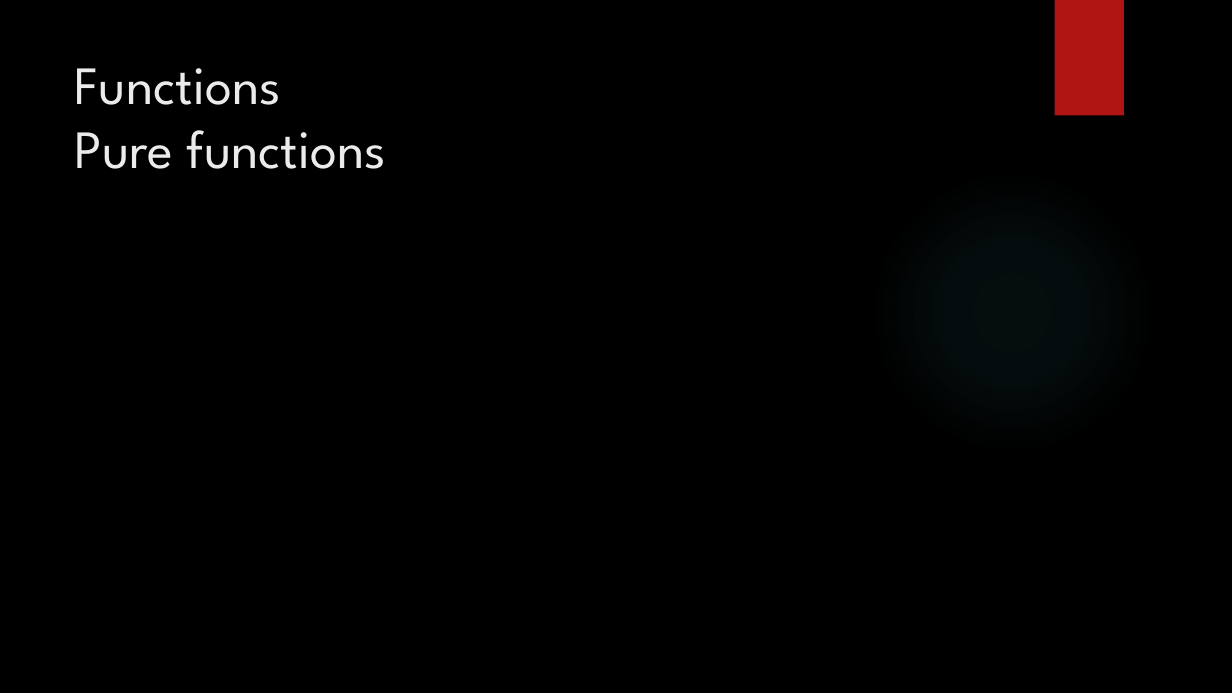
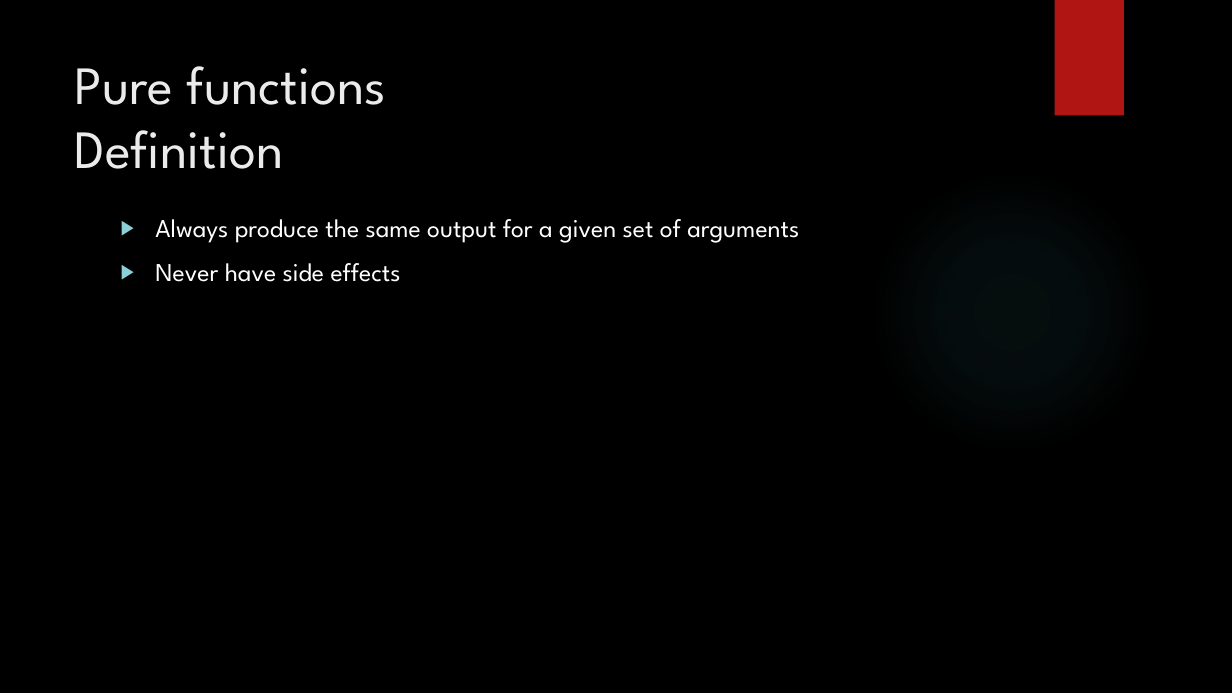
Before and after one commit to dennisdietrich/FpWithCSharp, a slide deck: slide 8 of doc/Introduction to FP with C#.pptx (slide 6 before the commit). Drawn at 1232x693 pixels with LibreOffice and Linux fonts; fonts in the diff are those of the drawing; background and template pictures are left out. Boxes give left, top, right and bottom in pixels: in the first picture for what was removed or moved away, otherwise in the second. Text is boxed around its words. In the diff, an @@ line names an element or a change of style, - is before the commit and + after.

Commit message:
Added a few (halfbaked) slides about functions

```diff
--- a/doc/Introduction to FP with C#.pptx
+++ b/doc/Introduction to FP with C#.pptx
@@ title at (75, 66, 386, 169): text changed @@
-Functions
-Pure functions
+Pure functions
+Definition
@@ text added at (155, 219, 799, 282), 20 pt, text #FFFFFF @@
+▶ Always produce the same output for a given set of arguments
+▶ Never have side effects
```
Also in this commit, not shown: 4 other slides changed, 5 slides added.
